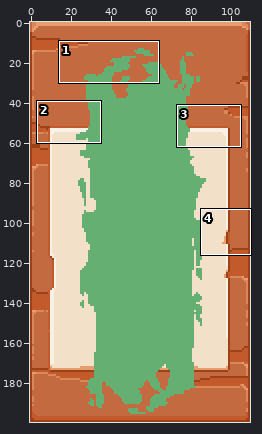
Sprite sheet: res/UI/CharacterSelect/Slot05.png. Above, an overview of the earlier version with the close-up marked.
Close-up. First the earlier version:
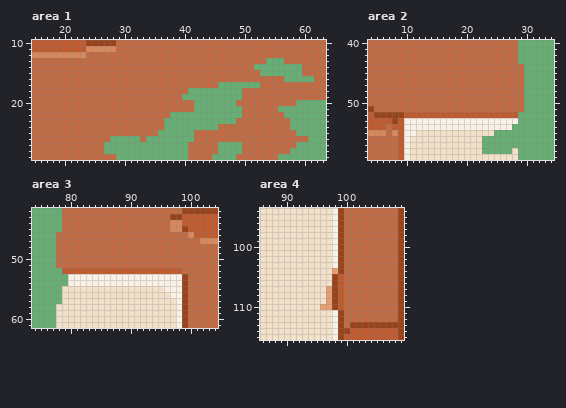
The file is 110x200 pixels. Shown: area 1: x 15..63, y 10..29; area 2: x 4..34, y 40..59; area 3: x 74..104, y 42..61; area 4: x 86..109, y 94..115. The commit also changed other parts of the picture, which this record leaves out.
The result:
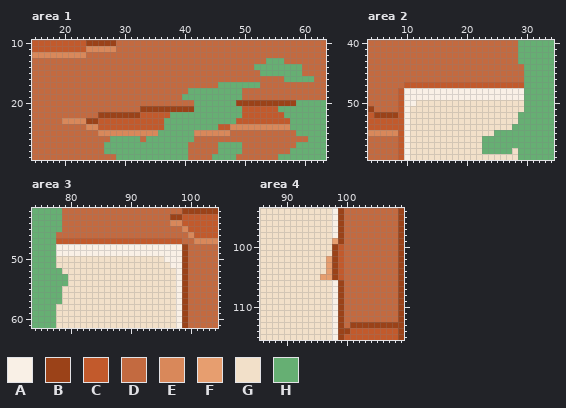
Palette (. is transparent): A #f9f0e6  B #9b4218  C #c25a2c  D #c36a40  E #d9885a  F #e79e6f  G #f2e0c9  H #66af73
The exact change:
--- area 1
@@ x 15..63 @@
 19 DDDDDDDDDDDDDDDDDDDDDDDDDHHHHHHHHHHDDDDDDDDDDDDDD
-20 DDDDDDDDDDDDDDDDDDDDDDDDDDDHHHHHHHDDDDDDDDDDHHHHH
-21 DDDDDDDDDDDDDDDDDDDDDDDDDDDHHHHHHHHDDDDDDHHHHHHHH
-22 DDDDDDDDDDDDDDDDDDDDDDDHHHHHHHHHHHHDDDDDDDHHHHHHH
-23 DDDDDDDDDDDDDDDDDDDDDDHHHHHHHHHHHHDDDDDDDDDHHHHHH
-24 DDDDDDDDDDDDDDDDDDDDDDHHHHHHHHHDDDDDDDDDDDDHHHHHH
-25 DDDDDDDDDDDDDDDDDDDDDHHHHHHDDDDDDDDDDDDDDDDDHHHHH
+20 DDDDDDDDDDDDDDDDDDDDDDDDDDDHHHHHHHBBBBBBBBBBHHHHH
+21 DDDDDDDDDDDDDDDDDDBBBBBBBBBHHHHHHHHCCCCCCHHHHHHHH
+22 DDDDDDDDDDDBBBBBBBCCCCCHHHHHHHHHHHHCCCCCCCHHHHHHH
+23 DDDDDEEEEBBCCCCCCCCCCCHHHHHHHHHHHHCCCCCCCCCHHHHHH
+24 DDDDDDDDDEECCCCCCCCCCCHHHHHHHHHCCEEEEEEEEEEHHHHHH
+25 DDDDDDDDDDDEEEEEEEEEEHHHHHHEEEEEEDDDDDDDDDDDHHHHH
 26 DDDDDDDDDDDDDHHHHHDHHHHHHHHDDDDDDDDDDDDDDDDDDDHHH
--- area 2
@@ x 4..34 @@
 46 DDDDDDDDDDDDDDDDDDDDDDDDDDHHHHH
-47 DDDDDDDDDDDDDDDDDDDDDDDDDDHHHHH
-48 DDDDDDDDDDDDDDDDDDDDDDDDDDHHHHH
-49 DDDDDDDDDDDDDDDDDDDDDDDDDDHHHHH
-50 DDDDDDDDDDDDDDDDDDDDDDDDDDHHHHH
-51 BDDDDDDDDDDDDDDDDDDDDDDDDDHHHHH
-52 CBBBBBCCCCCCCCCCCCCCCCCCCHHHHHH
-53 CCCCBCAAAAAAAAAAAAAAAAAAAHHHHHH
-54 CCCDCCAAAAAAAAAAAAAAAAAAHHHHHHH
-55 EEEDECAAGGGGGGGGGGGGGHHHHHHHHHH
+47 DDDDDDCCCCCCCCCCCCCCCCCCCCHHHHH
+48 DDDDDCAAAAAAAAAAAAAAAAAAAAHHHHH
+49 DDDDDCAAAAAAAAAAAAAAAAAAAAHHHHH
+50 DDDDDCAAGGGGGGGGGGGGGGGGGGHHHHH
+51 BDDDDCAGGGGGGGGGGGGGGGGGGGHHHHH
+52 CBBBBCAGGGGGGGGGGGGGGGGGGHHHHHH
+53 CCCCCCAGGGGGGGGGGGGGGGGGGHHHHHH
+54 CCCCCCAGGGGGGGGGGGGGGGGGHHHHHHH
+55 EEEEECAGGGGGGGGGGGGGGHHHHHHHHHH
 56 DDDDDCAGGGGGGGGGGGGHHHHHHHHHHHH
--- area 3
@@ x 74..104 @@
 44 HHHHHDDDDDDDDDDDDDDDDDDEECCCCCC
-45 HHHHHDDDDDDDDDDDDDDDDDDEEBCCCCC
+45 HHHHHDDDDDDDDDDDDDDDDDDDDECCCCC
 46 HHHHDDDDDDDDDDDDDDDDDDDDDDECCCC
-47 HHHHDDDDDDDDDDDDDDDDDDDDDDDDEEE
-48 HHHHDDDDDDDDDDDDDDDDDDDDDDDDDDD
-49 HHHHDDDDDDDDDDDDDDDDDDDDDDDDDDD
-50 HHHHDDDDDDDDDDDDDDDDDDDDDDDDDDD
-51 HHHHDDDDDDDDDDDDDDDDDDDDDDDDDDD
-52 HHHHHCCCCCCCCCCCCCCCCCCCCDDDDDD
-53 HHHHHHAAAAAAAAAAAAAAAAAAABDDDDD
-54 HHHHHHAAAAAAAAAAAAAAAAAAABDDDDD
-55 HHHHHGGGGGGGGGGGGGGGGGAAABDDDDD
-56 HHHHHGGGGGGGGGGGGGGGGGGAABDDDDD
+47 HHHHCCCCCCCCCCCCCCCCCCCCCDDEEEE
+48 HHHHAAAAAAAAAAAAAAAAAAAAABDDDDD
+49 HHHHAAAAAAAAAAAAAAAAAAAAABDDDDD
+50 HHHHGGGGGGGGGGGGGGGGGGAAABDDDDD
+51 HHHHGGGGGGGGGGGGGGGGGGGAABDDDDD
+52 HHHHHGGGGGGGGGGGGGGGGGGGABDDDDD
+53 HHHHHHGGGGGGGGGGGGGGGGGGABDDDDD
+54 HHHHHHGGGGGGGGGGGGGGGGGGABDDDDD
+55 HHHHHGGGGGGGGGGGGGGGGGGGABDDDDD
+56 HHHHHGGGGGGGGGGGGGGGGGGGABDDDDD
 57 HHHHHGGGGGGGGGGGGGGGGGGGABDDDDD
--- area 4
@@ x 94..101 @@
  98 GGGGABDD
- 99 GGGGABDD
-100 GGGGABDD
-101 GGGGABDD
-102 GGGGABDD
-103 GGGGABDD
-104 GGGGFBDD
-105 GGGGBCDD
-106 GGGGBCDD
-107 GGGFBCDD
-108 GGGFBCDD
-109 GGGFBCDD
-110 GGFFBCDD
+ 99 GGGGFBDD
+100 GGGGBCDD
+101 GGGGBCDD
+102 GGGFBCDD
+103 GGGFBCDD
+104 GGGFBCDD
+105 GGFFBCDD
+106 GGGGABDD
+107 GGGGABDD
+108 GGGGABDD
+109 GGGGABDD
+110 GGGGABDD
 111 GGGGABDD
Changed places in both close-ups, as pixel boxes (x1, y1, x2, y2):
changed: (194, 100, 296, 136)
changed: (62, 106, 194, 136)
changed: (386, 82, 524, 136)
changed: (56, 226, 200, 298)
changed: (320, 238, 344, 310)
